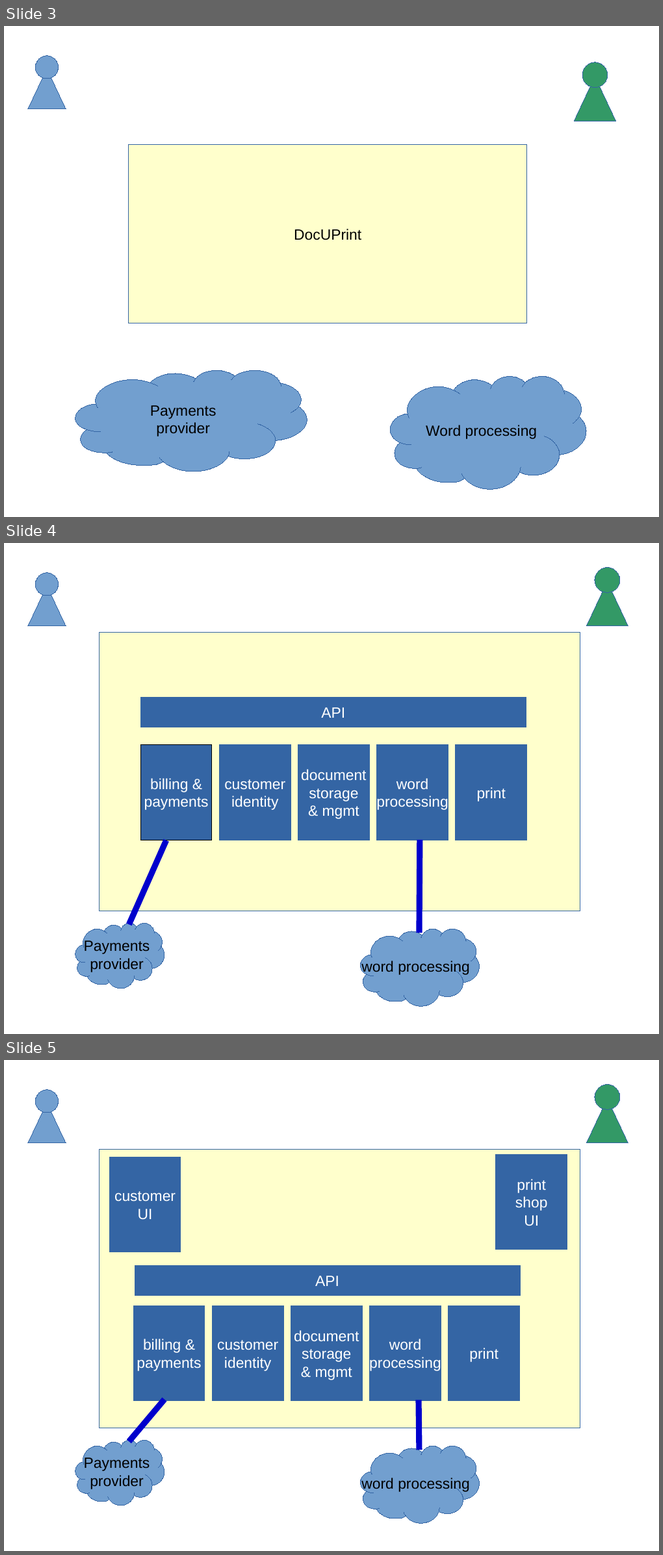
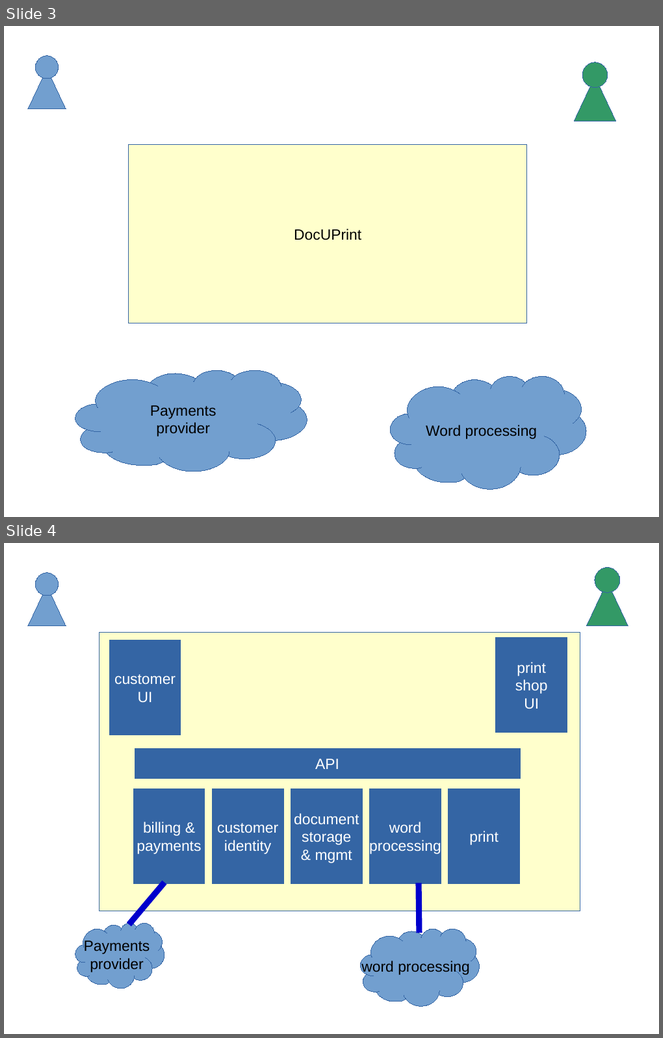
Before and after one commit to p14n/archadr, a slide deck: doc/architecture/presentation/for-management.odp. Shown one above the other, each under a label of ours: slides 3, 4 and 5 before the commit, slides 3 and 4 after it. The pictures are 663x1555 and 663x1038 pixels, drawn with LibreOffice and Linux fonts; fonts in the diff are those of the drawing. Boxes give left, top, right and bottom in pixels: in the first picture for what was removed or moved away, otherwise in the second. Text is boxed around its words. In the diff, an @@ line names an element or a change of style, - is before the commit and + after.

```diff
--- a/doc/architecture/presentation/for-management.odp
+++ b/doc/architecture/presentation/for-management.odp
@@ slide 4 removed at <box>4,543,659,1034</box>, background #FFFFFF @@
@@ ellipse removed at <box>35,573,59,596</box> @@
@@ triangle removed at <box>586,581,629,626</box> @@
@@ ellipse removed at <box>595,568,620,592</box> @@
@@ triangle removed at <box>28,585,66,626</box> @@
@@ rectangle removed at <box>99,632,581,912</box> @@
@@ rectangle removed at <box>140,698,527,728</box> @@
-API
@@ rectangle removed at <box>140,745,212,840</box> @@
-billing &
-payments
@@ rectangle removed at <box>220,745,291,840</box> @@
-customer
-identity
@@ rectangle removed at <box>298,745,370,840</box> @@
-document
-storage
-& mgmt
@@ rectangle removed at <box>377,745,449,840</box> @@
-word
-processing
@@ rectangle removed at <box>456,745,527,840</box> @@
-print
@@ line removed from (166, 841) to (129, 925) @@
@@ line removed from (420, 840) to (419, 933) @@
@@ freeform shape removed at <box>76,923,165,989</box> @@
-Payments
-provider
@@ freeform shape removed at <box>361,930,480,1006</box> @@
-word processing
@@ what was slide 5 is now slide 4 @@
```
Also in this commit, not shown: 2 slides changed.
